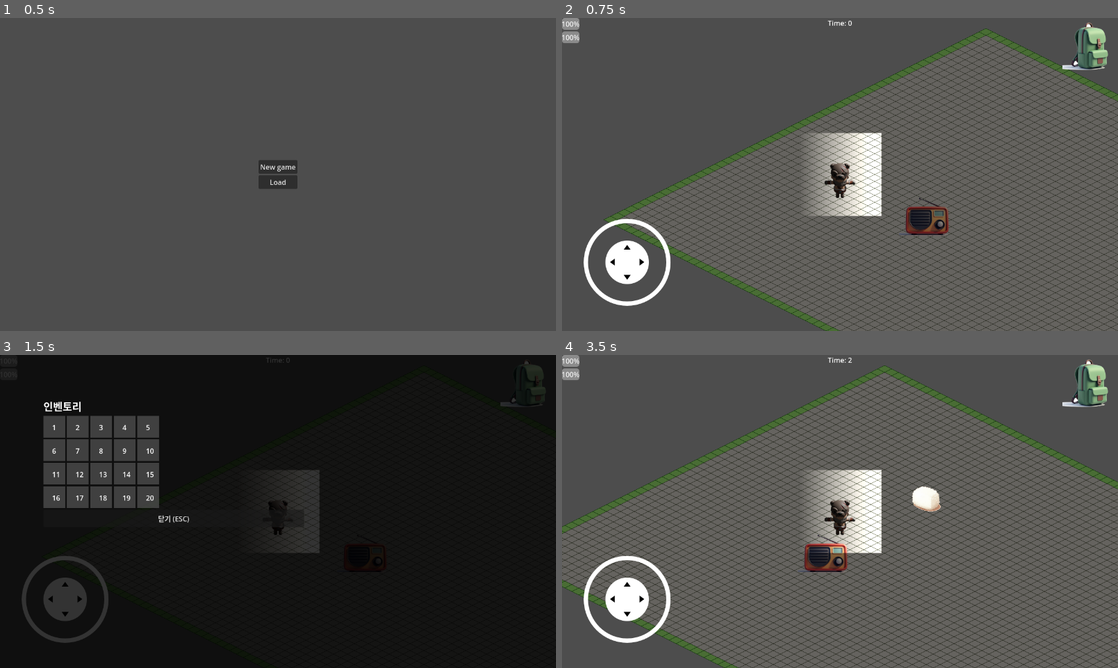
Above: before the commit, frames 1-4 (two rows, left to right).
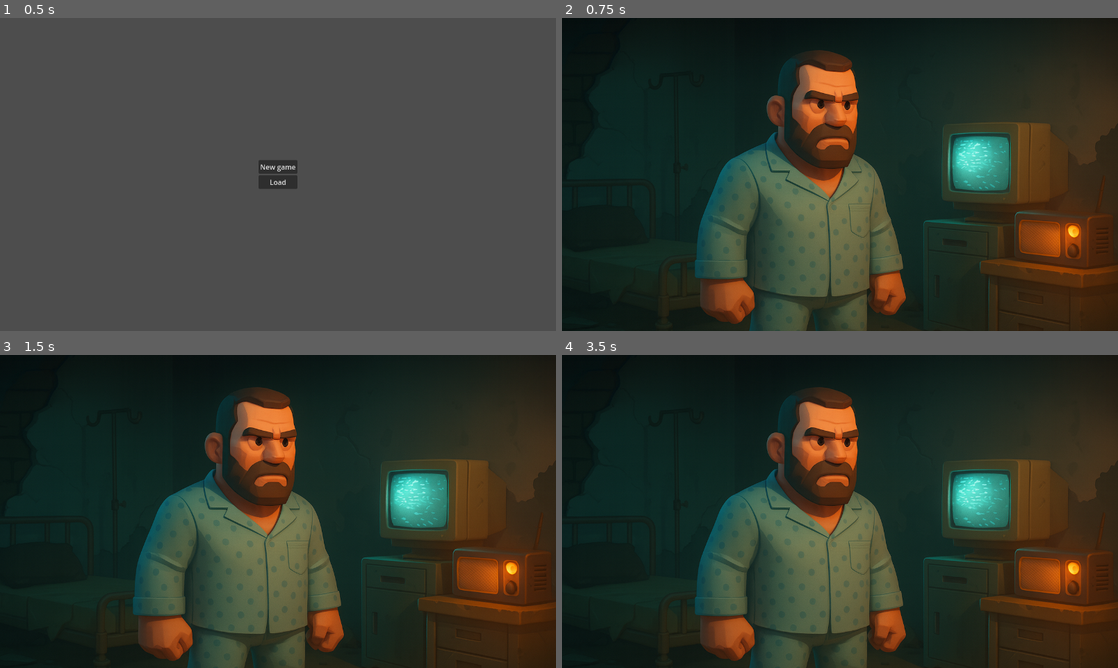
Above: after the commit, the same moments.

Repository: mindware-git/zombie
Game: Godot game, scene res://src/intro.tscn
Two runs of this game, one before a commit and one after it. Both use one fixed random seed, a clock stepped at 60 frames per second and the inputs below. The engine's default icon, where the game draws it, is replaced by a stand-in: a white triangle on a blue panel in a dark square.
Inputs (mouse positions are in pixels of both pictures, inside the frame that each line leads up to):
- Up to frame 1 (0.5 s): no input
- Up to frame 2 (0.75 s): click "New game" at 0.5 s
- Up to frame 3 (1.5 s): click (528, 383) at 1.27 s
- Up to frame 4 (3.5 s): click (734, 517) at 2 s, where only the run before the commit has a clickable "닫기 (ESC)"; tap Enter at 2.75 s; move the mouse to (962, 495) at 2.77 s; hold Right (ui_right) from 2.78 s (still down); hold Shift from 2.78 s (still down); click (962, 495) at 2.92 s

Frame 1 is identical in both runs. In frame 2, 95% of the frame differs, in the area x 0-100%, y 0-100%; in frame 3, 58%; in frame 4, 96%.

Commit message:
Add intro pic
Signed-off-by: Kwanghoon Son <kwangson@yahoo.com>

Diff:
--- a/src/intro.gd
+++ b/src/intro.gd
@@ -3,8 +3,13 @@
 
 func _on_new_button_pressed() -> void:
 	SaveManager.remove_save_file()
-	_on_load_button_pressed()
+	$TextureRect.show()
+	$CanvasLayer/VBoxContainer.hide()
+	$Timer.start()
 
 func _on_load_button_pressed() -> void:
 	SaveManager.format_check()
 	get_tree().change_scene_to_file("res://src/game.tscn")
+
+func _on_timer_timeout() -> void:
+	_on_load_button_pressed()
--- a/src/intro.tscn
+++ b/src/intro.tscn
@@ -1,6 +1,7 @@
-[gd_scene load_steps=2 format=3 uid="uid://bl0l32vwma1rv"]
+[gd_scene load_steps=3 format=3 uid="uid://bl0l32vwma1rv"]
 
 [ext_resource type="Script" uid="uid://d1irb707more0" path="res://src/intro.gd" id="1_wdpu2"]
+[ext_resource type="Texture2D" uid="uid://behjfsusytue8" path="res://assets/story1 hd.png" id="2_oupes"]
 
 [node name="Intro" type="Node2D"]
 script = ExtResource("1_wdpu2")
@@ -28,5 +29,15 @@
 layout_mode = 2
 text = "Load"
 
+[node name="TextureRect" type="TextureRect" parent="."]
+visible = false
+offset_right = 40.0
+offset_bottom = 40.0
+texture = ExtResource("2_oupes")
+
+[node name="Timer" type="Timer" parent="."]
+wait_time = 3.0
+
 [connection signal="pressed" from="CanvasLayer/VBoxContainer/NewButton" to="." method="_on_new_button_pressed"]
 [connection signal="pressed" from="CanvasLayer/VBoxContainer/LoadButton" to="." method="_on_load_button_pressed"]
+[connection signal="timeout" from="Timer" to="." method="_on_timer_timeout"]
Binary file added: assets/story1 hd.png
Not shown, added: assets/story1 hd.png.import
